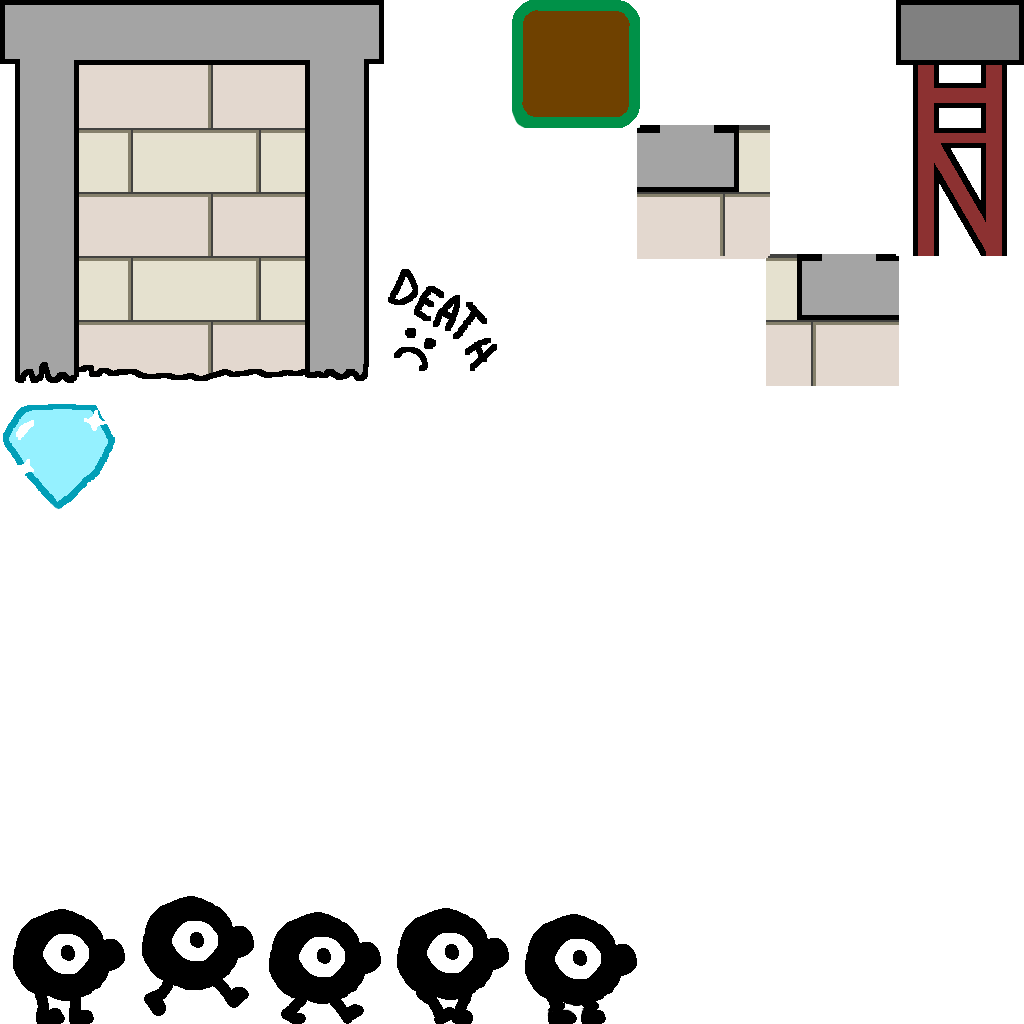
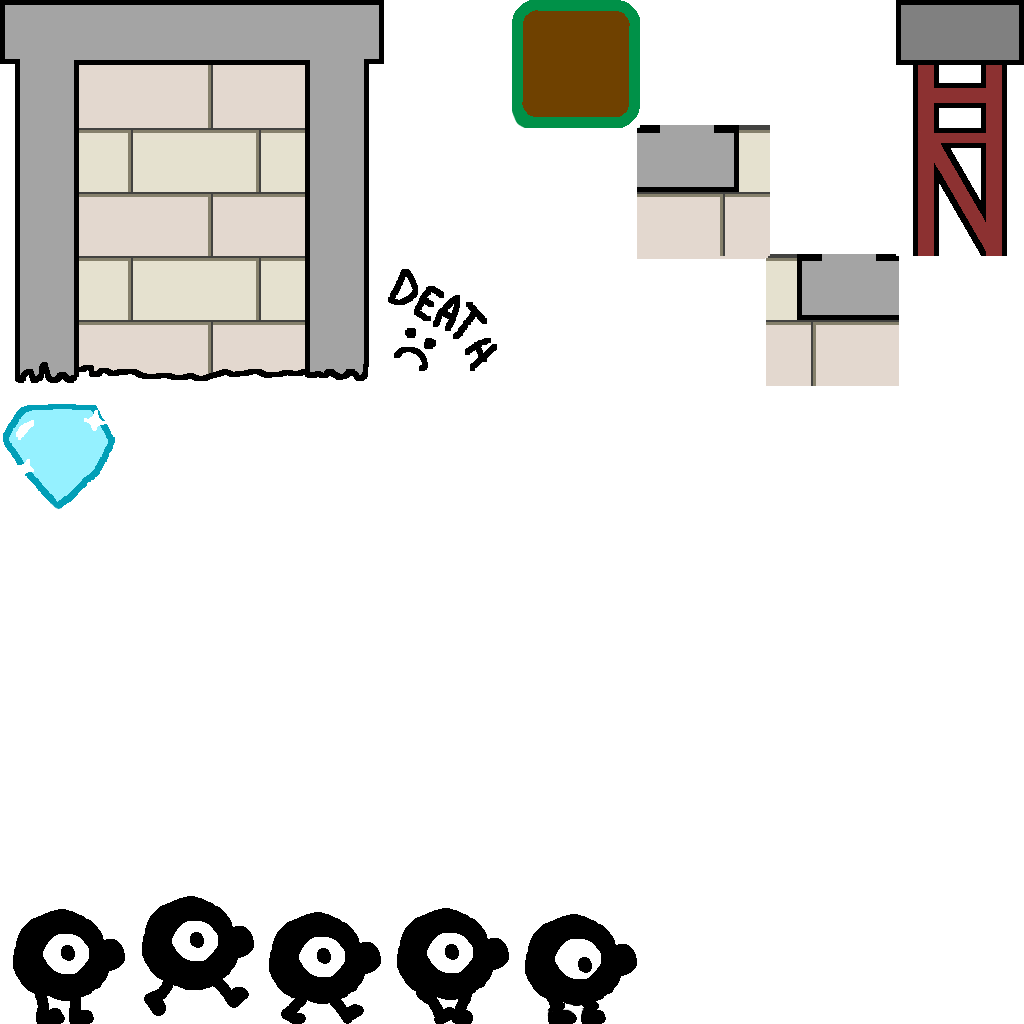
Revision of a layered 1024x1024 image; what changed, layer by layer:
painted on "squat" over 573, 950, 592, 973
